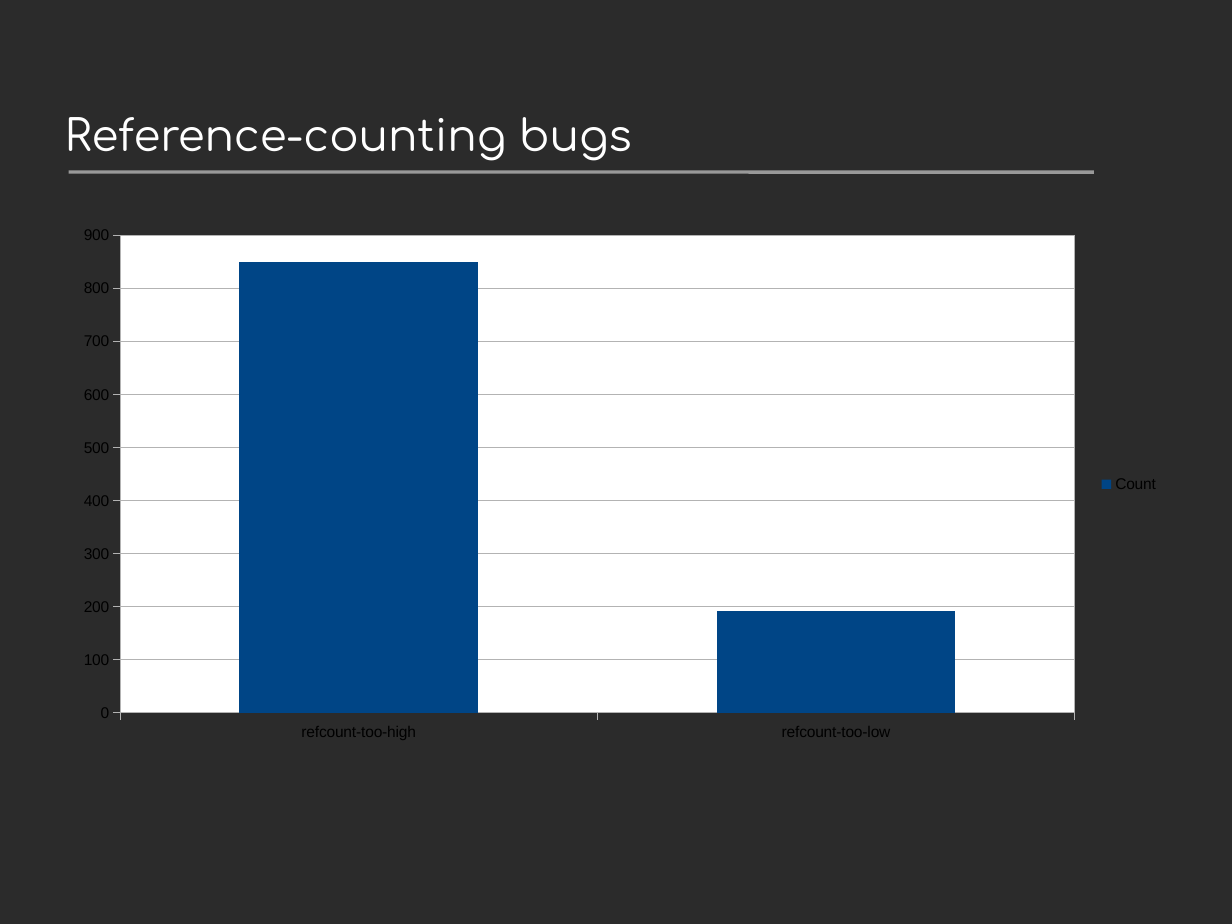
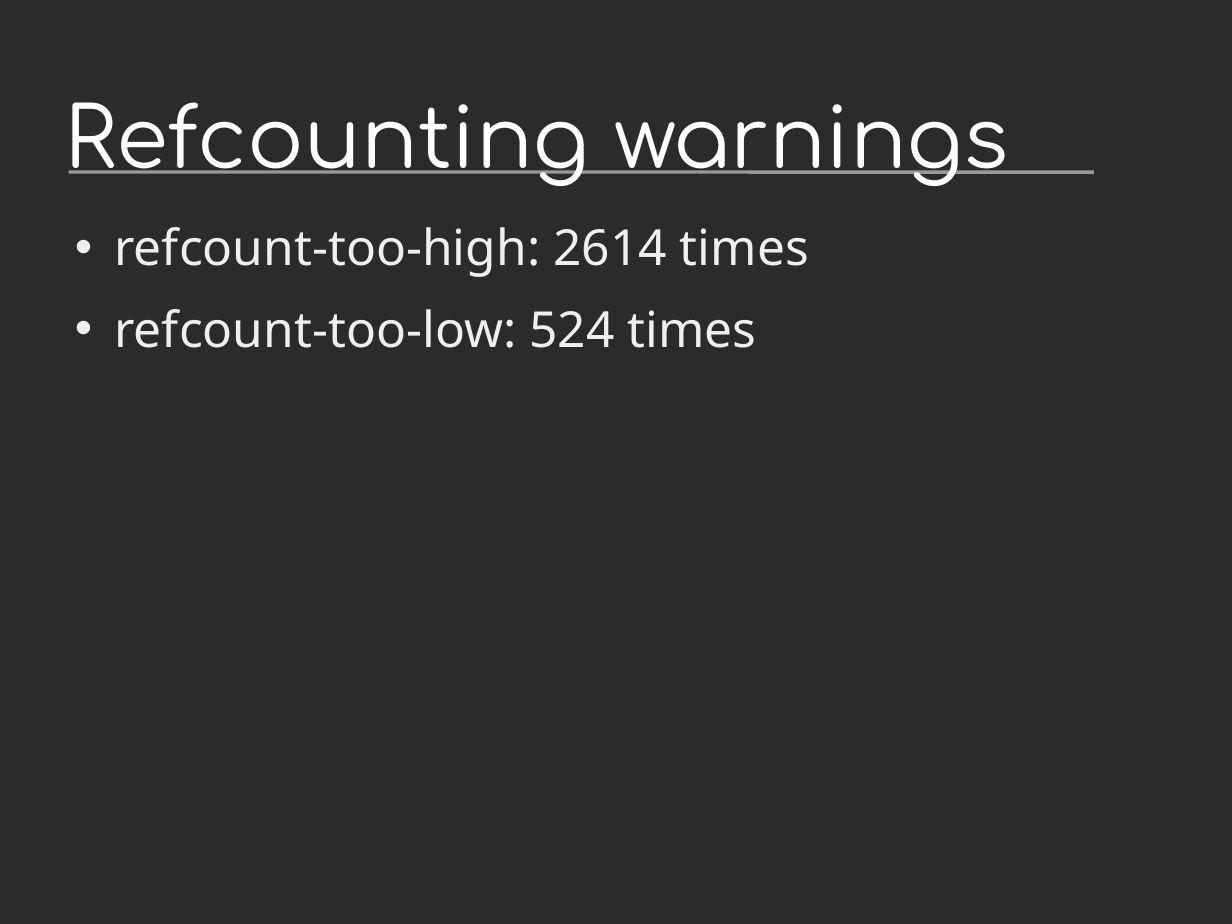
Before and after one commit to davidmalcolm/PyCon-US-2013-Talk, a slide deck: slide 38 of Death By 1000 Leaks - Static Analysis of Hundreds of Python Extension Modules.odp. Drawn at 1232x924 pixels with LibreOffice and Linux fonts; fonts in the diff are those of the drawing; background and template pictures are left out; a plain dark background stands for a picture behind light text. Boxes give left, top, right and bottom in pixels: in the first picture for what was removed or moved away, otherwise in the second. Text is boxed around its words. In the diff, an @@ line names an element or a change of style, - is before the commit and + after.

```diff
--- a/Death By 1000 Leaks - Static Analysis of Hundreds of Python Extension Modules.odp
+++ b/Death By 1000 Leaks - Static Analysis of Hundreds of Python Extension Modules.odp
@@ title at (65,102,1009,186): text changed; size 28 to 54 pt @@
-Reference-counting bugs
+Refcounting warnings
@@ column chart removed at (61,216,1171,752) @@
-categories: refcount-too-high, refcount-too-low
-Count: 850, 190
@@ text added at (114,227,809,348), 32 pt, text #EEEFF0 @@
+• refcount-too-high: 2614 times
+• refcount-too-low: 524 times
```
Also in this commit, not shown: 2 other files.
